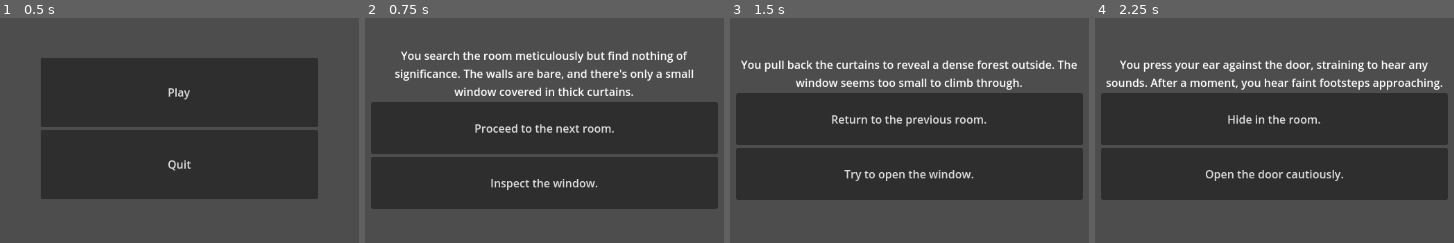
Above: before the commit, frames 1-4 (left to right).
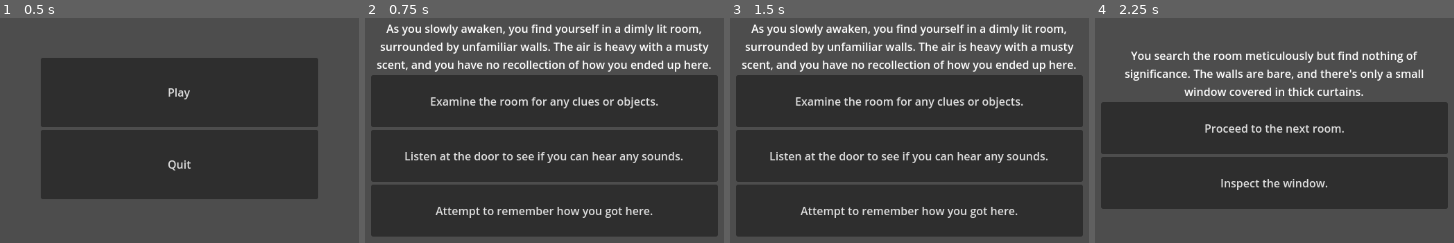
Above: after the commit, the same moments.

Repository: aeiiver/game-scripted
Game: Godot game, scene res://scenes/main.tscn
The game is run twice, just before and just after one commit, with the same random seed, the same clock (stepped at 60 frames per second) and the same inputs.
Inputs (mouse positions are in pixels of both pictures, inside the frame that each line leads up to):
- Up to frame 1 (0.5 s): no input
- Up to frame 2 (0.75 s): click "Play" at 0.5 s
- Up to frame 3 (1.5 s): click (909, 128) at 1.25 s, where only the run before the commit has a clickable "Proceed to the next room."
- Up to frame 4 (2.25 s): click (1274, 101) at 2 s, where only the run after the commit has a clickable "Examine the room for any clue…"

Frame 1 is identical in both runs. In frame 2, 36% of the frame differs, in the area x 1-99%, y 2-97%; in frame 3, 36%; in frame 4, 20%.

Commit message:
fix current checkpoint id
Adventure checkpoint IDs are 1-based. We were off-by-one.

Diff:
--- a/scripts/adventure.gd
+++ b/scripts/adventure.gd
@@ -1,6 +1,8 @@
 extends Node2D
 
 func _ready():
+	Global.CUR -= 1
+
 	var lab = Label.new()
 	lab.text = Global.ADV.checkpoints[Global.CUR].text
 	lab.autowrap_mode = TextServer.AUTOWRAP_WORD
